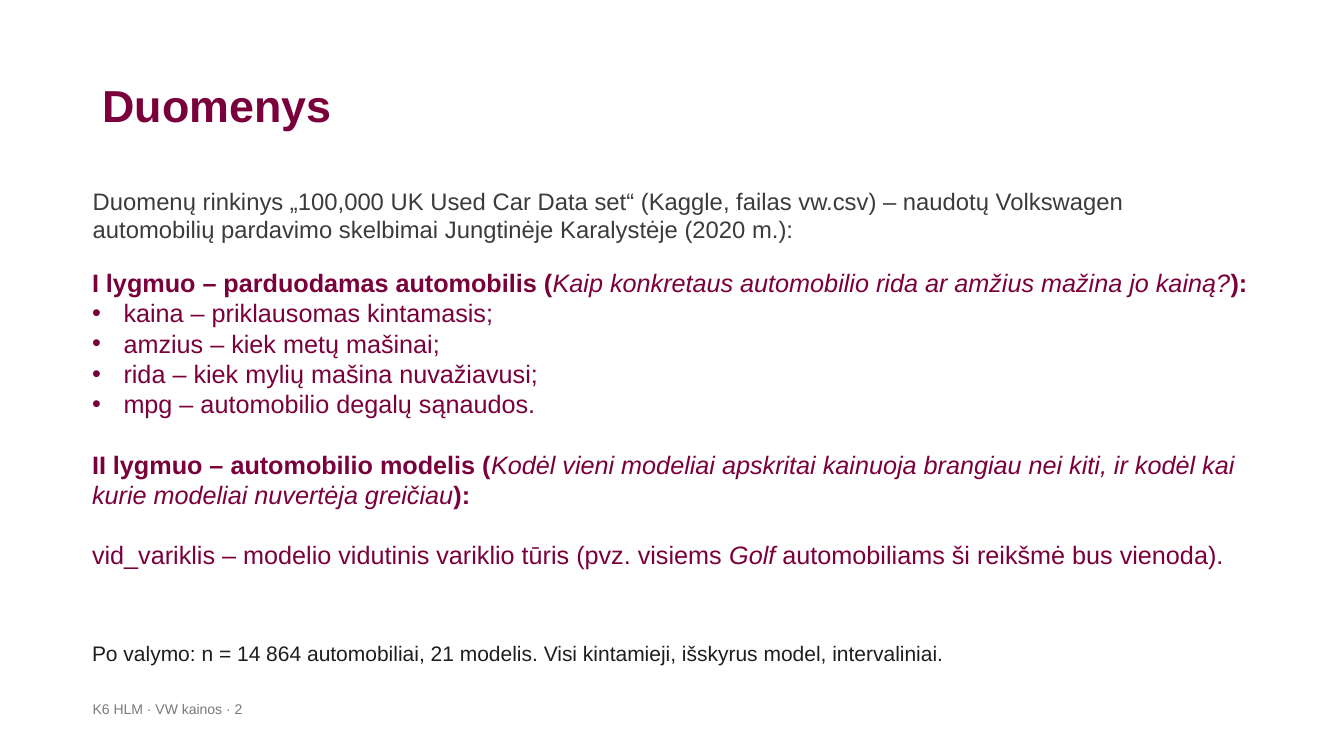
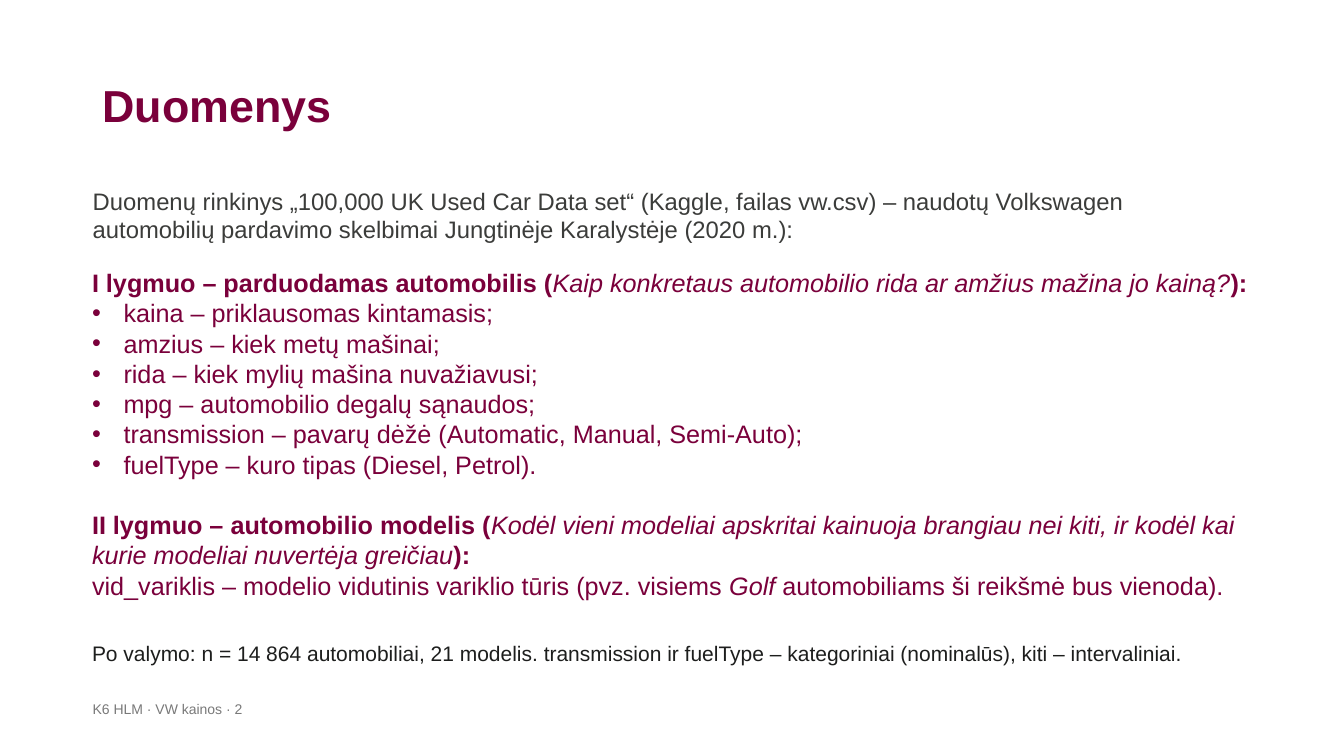
Before and after one commit to LidijaPu/K6, a slide deck: slide 2 of K6_HLM_VW_pristatymas-2.pptx. Drawn at 1344x756 pixels with LibreOffice and Linux fonts; fonts in the diff are those of the drawing; background and template pictures are left out. Boxes give left, top, right and bottom in pixels: in the first picture for what was removed or moved away, otherwise in the second. Text is boxed around its words. In the diff, an @@ line names an element or a change of style, - is before the commit and + after.

```diff
--- a/K6_HLM_VW_pristatymas-2.pptx
+++ b/K6_HLM_VW_pristatymas-2.pptx
@@ text at [124, 394, 802, 479]: text changed @@
-• mpg – automobilio degalų sąnaudos.
+• mpg – automobilio degalų sąnaudos;
+• transmission – pavarų dėžė (Automatic, Manual, Semi-Auto);
+• fuelType – kuro tipas (Diesel, Petrol).
@@ text at [92, 645, 1182, 665]: text changed @@
-Po valymo: n = 14 864 automobiliai, 21 modelis. Visi kintamieji, išskyrus model, intervaliniai.
+Po valymo: n = 14 864 automobiliai, 21 modelis. transmission ir fuelType – kategoriniai (nominalūs), kiti – intervaliniai.
```
Also in this commit, not shown: 7 other slides changed, 2 slides added, 4 other files.
